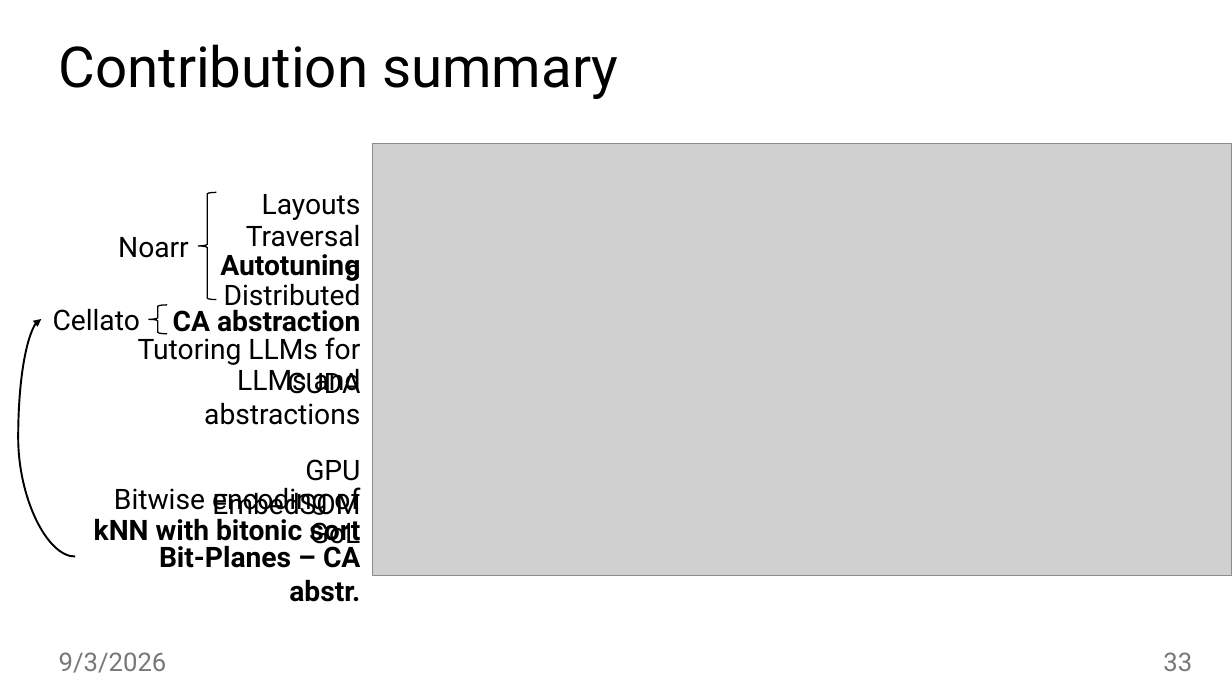
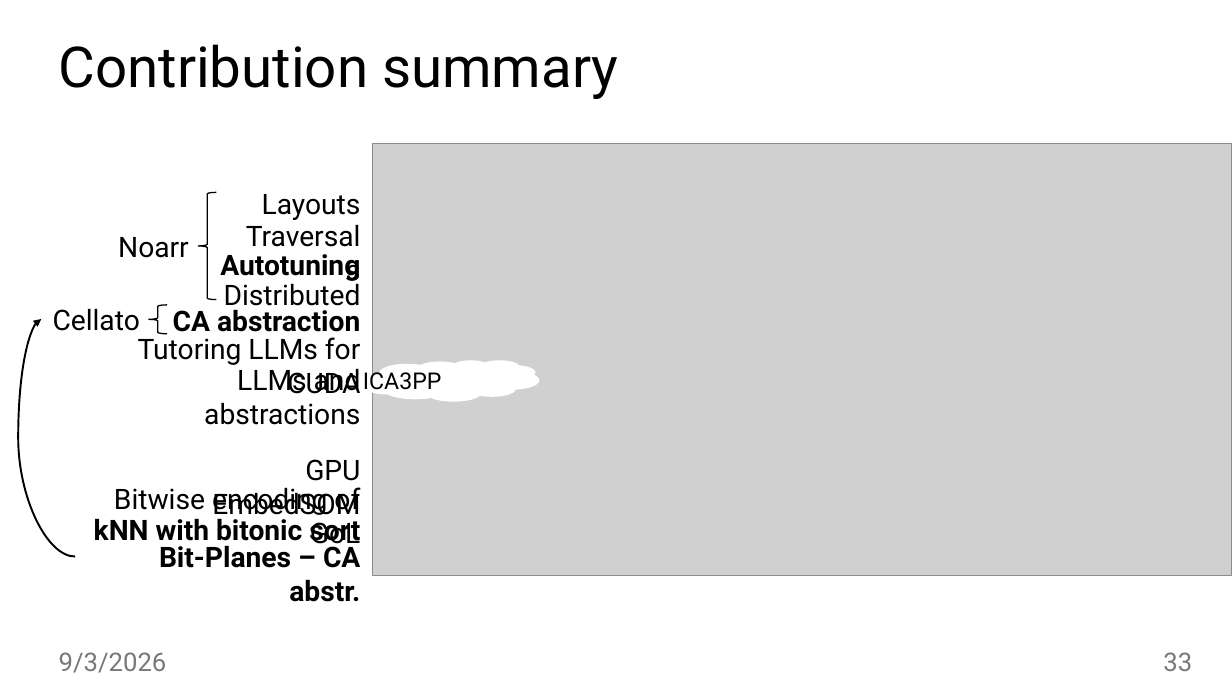
Before and after one commit to jiriklepl/phd-thesis, a slide deck: slide 33 of slides/Optimizing Memory Layouts and Traversal Orders in High-Performance Computing.pptx. Drawn at 1232x693 pixels with LibreOffice and Linux fonts; fonts in the diff are those of the drawing; grey boxes stand for pictures; background and template pictures are left out. Boxes give left, top, right and bottom in pixels: in the first picture for what was removed or moved away, otherwise in the second. Text is boxed around its words. In the diff, an @@ line names an element or a change of style, - is before the commit and + after.

```diff
--- a/slides/Optimizing Memory Layouts and Traversal Orders in High-Performance Computing.pptx
+++ b/slides/Optimizing Memory Layouts and Traversal Orders in High-Performance Computing.pptx
@@ cloud added at (x1=365, y1=361, x2=539, y2=401), fill #FFFFFF, outline #FFFFFF 1.5 pt, 18 pt, text #000000 @@
+ICA3PP
```
Also in this commit, not shown: 1 other file.
